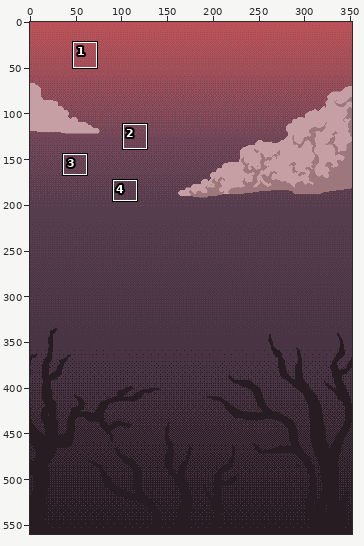
Pixel-art file: Alzey2025/Assets/Sprites/enviroment/Backgroundbb.aseprite. The picture above shows the old version from afar; the outline marks the close-up.
Close-up. The starting point:
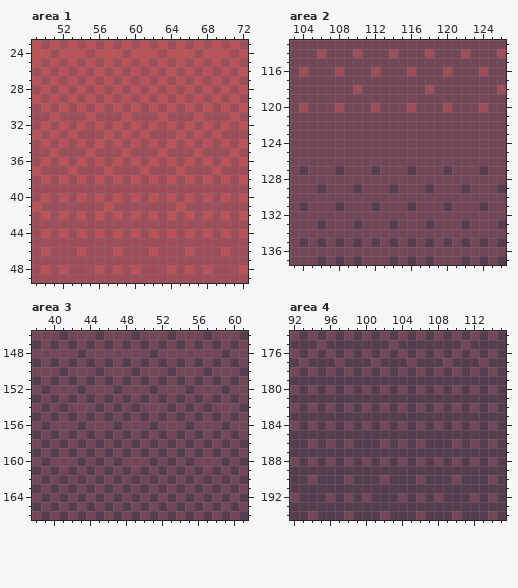
352x560 pixels, 1 frame. Shown: area 1: x 49..72, y 23..49; area 2: x 103..126, y 113..137; area 3: x 38..61, y 146..166; area 4: x 92..115, y 174..194. The commit also changed other parts of the picture, which this record leaves out.
New version:
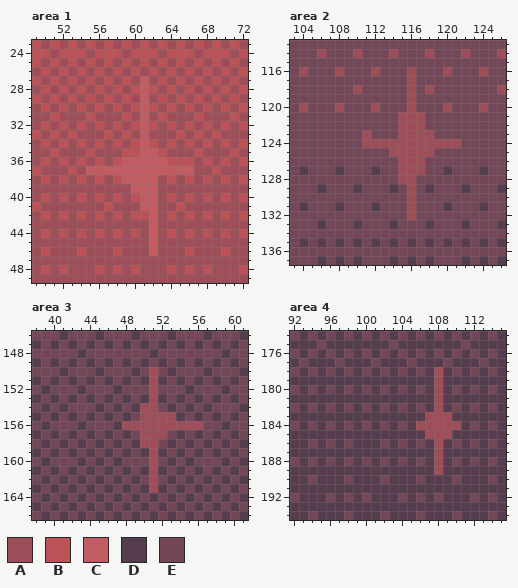
Palette (. is transparent): A #9e4e58  B #ba5258  C #c15d62  D #563d4e  E #744758
Difference:
{"where": "area 1, layer \"Layer 2\""}
{"y":27,"x":61,"old":"B","new":"C"}
{"y":28,"x":61,"old":"A","new":"C"}
{"y":29,"x":61,"old":"B","new":"C"}
{"y":30,"x":61,"old":"A","new":"C"}
{"y":31,"x":61,"old":"A","new":"C"}
{"y":32,"x":61,"old":"A","new":"C"}
{"y":33,"x":61,"old":"B","new":"C"}
{"y":34,"x":61,"old":"A","new":"C"}
{"y":35,"x":60,"old":"AAA","new":"BCC"}
{"y":36,"x":59,"old":"ABABA","new":"CCCCC"}
{"y":36,"x":65,"old":"A","new":"B"}
{"y":37,"x":55,"old":"AABAAABAAABA","new":"CCCCCCCCCCCC"}
{"y":38,"x":59,"old":"ABAB","new":"CCCC"}
{"y":39,"x":60,"old":"AAA","new":"CCC"}
{"y":40,"x":61,"old":"AB","new":"CC"}
{"y":41,"x":61,"old":"AA","new":"CC"}
{"y":42,"x":61,"old":"AB","new":"BC"}
{"y":43,"x":62,"old":"A","new":"C"}
{"y":44,"x":62,"old":"B","new":"C"}
{"y":45,"x":62,"old":"A","new":"C"}
{"y":46,"x":62,"old":"B","new":"C"}
{"where": "area 2, layer \"Layer 2\""}
{"y":117,"x":116,"old":"E","new":"A"}
{"y":118,"x":116,"old":"E","new":"A"}
{"y":119,"x":116,"old":"E","new":"A"}
{"y":121,"x":115,"old":"EEE","new":"AAA"}
{"y":122,"x":115,"old":"EEE","new":"AAA"}
{"y":123,"x":111,"old":"E","new":"A"}
{"y":123,"x":115,"old":"EEEE","new":"AAAA"}
{"y":124,"x":111,"old":"EEEEEEEEEEE","new":"AAAAAAAAAAA"}
{"y":125,"x":114,"old":"EEEEE","new":"AAAAA"}
{"y":126,"x":115,"old":"EEE","new":"AAA"}
{"y":127,"x":115,"old":"EDE","new":"AAA"}
{"y":128,"x":115,"old":"EE","new":"AA"}
{"y":129,"x":116,"old":"E","new":"A"}
{"y":130,"x":116,"old":"E","new":"A"}
{"y":131,"x":116,"old":"D","new":"A"}
{"y":132,"x":116,"old":"E","new":"A"}
{"where": "area 3, layer \"Layer 2\""}
{"y":150,"x":51,"old":"E","new":"A"}
{"y":151,"x":51,"old":"E","new":"A"}
{"y":152,"x":51,"old":"D","new":"A"}
{"y":153,"x":51,"old":"E","new":"A"}
{"y":154,"x":50,"old":"EE","new":"AA"}
{"y":155,"x":50,"old":"DEDE","new":"AAAA"}
{"y":156,"x":48,"old":"EEEDEEEDE","new":"AAAAAAAAA"}
{"y":157,"x":50,"old":"DED","new":"AAA"}
{"y":158,"x":50,"old":"ED","new":"AA"}
{"y":159,"x":51,"old":"E","new":"A"}
{"y":160,"x":51,"old":"D","new":"A"}
{"y":161,"x":51,"old":"E","new":"A"}
{"y":162,"x":51,"old":"D","new":"A"}
{"y":163,"x":51,"old":"E","new":"A"}
{"where": "area 4, layer \"Layer 2\""}
{"y":178,"x":108,"old":"E","new":"A"}
{"y":179,"x":108,"old":"D","new":"A"}
{"y":180,"x":108,"old":"E","new":"A"}
{"y":181,"x":108,"old":"D","new":"A"}
{"y":182,"x":108,"old":"E","new":"A"}
{"y":183,"x":107,"old":"DDD","new":"AAA"}
{"y":184,"x":106,"old":"EDEDE","new":"AAAAA"}
{"y":185,"x":107,"old":"DDD","new":"AAA"}
{"y":186,"x":108,"old":"D","new":"A"}
{"y":187,"x":108,"old":"D","new":"A"}
{"y":188,"x":108,"old":"E","new":"A"}
{"y":189,"x":108,"old":"D","new":"A"}
{"label":"changed","picture_box":[86,76,194,256]}
{"label":"changed","picture_box":[362,76,461,220]}
{"label":"changed","picture_box":[122,367,203,493]}
{"label":"changed","picture_box":[416,367,461,475]}
